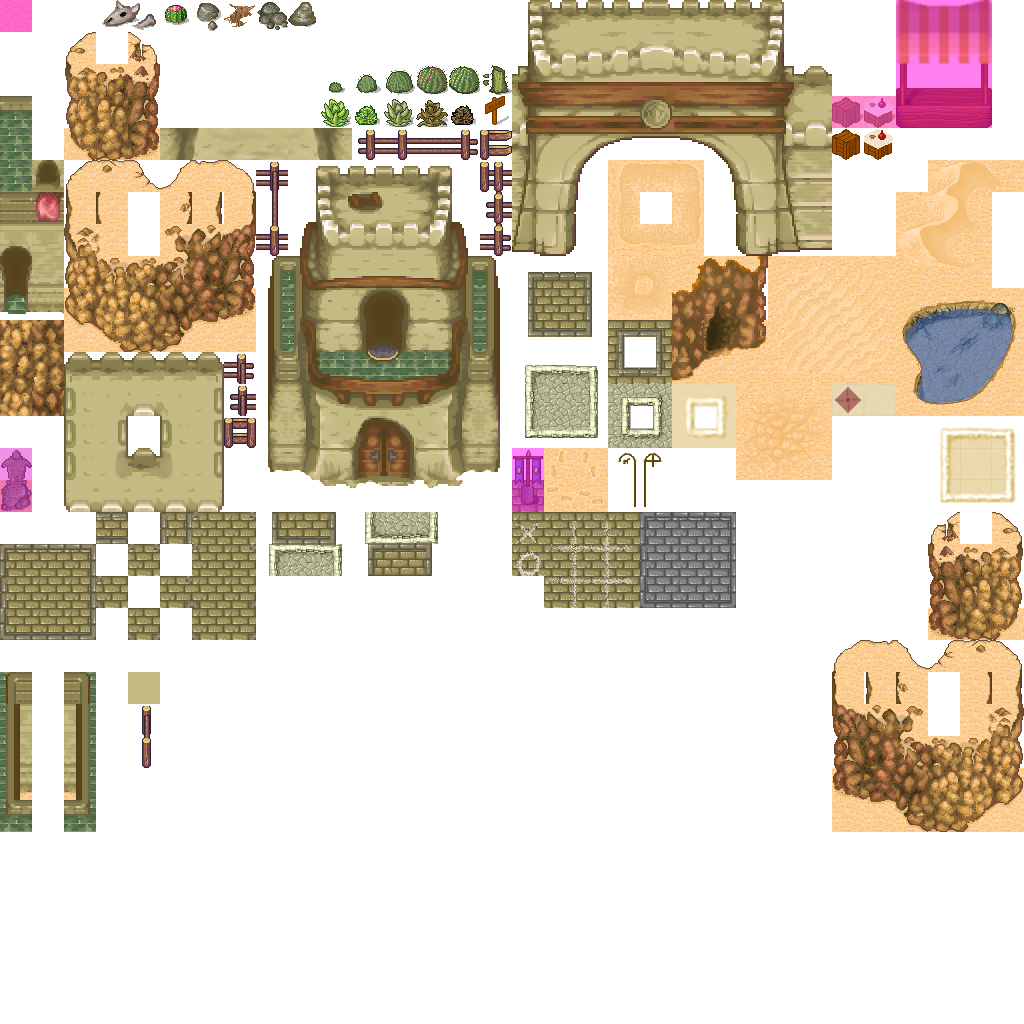
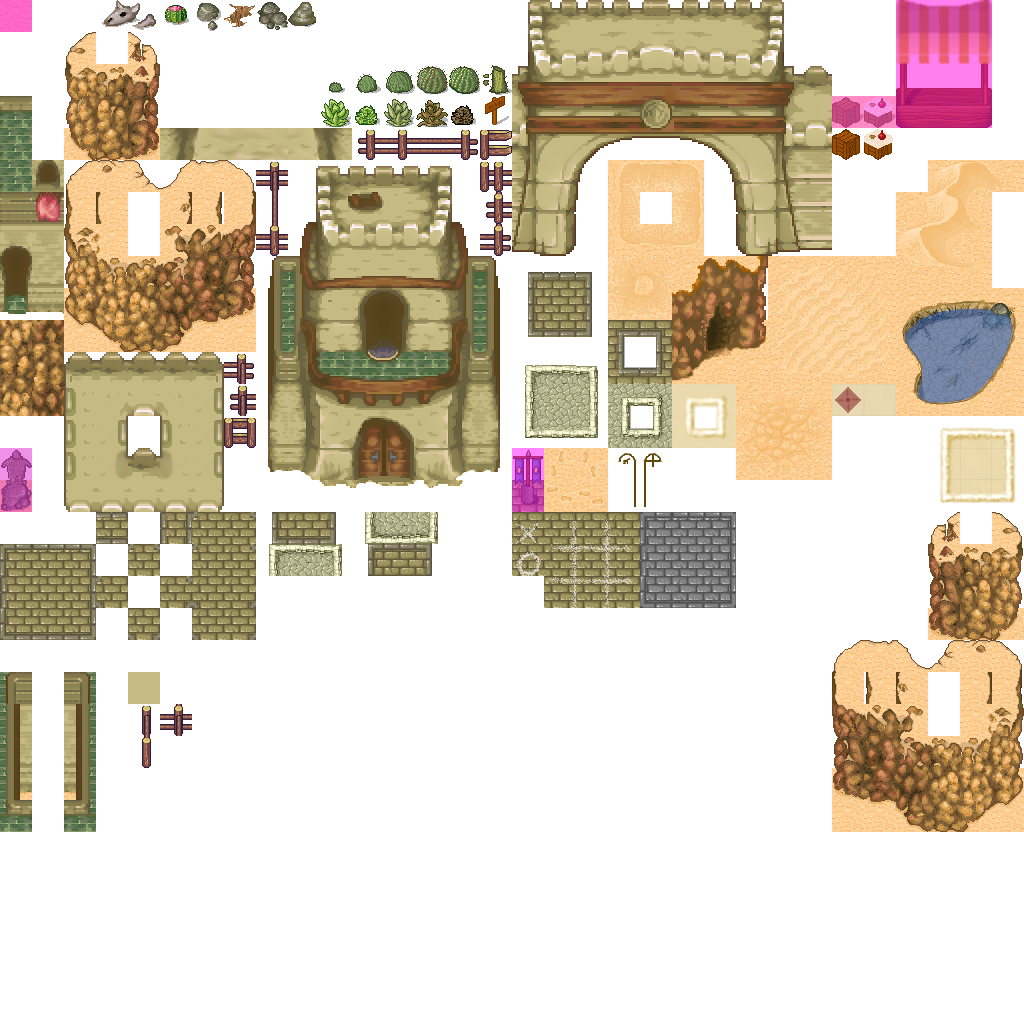
The second 1024x1024 image is a revision of the first. Changes to its layers:
painted on "Hintergrund" over [160, 704, 192, 736]
